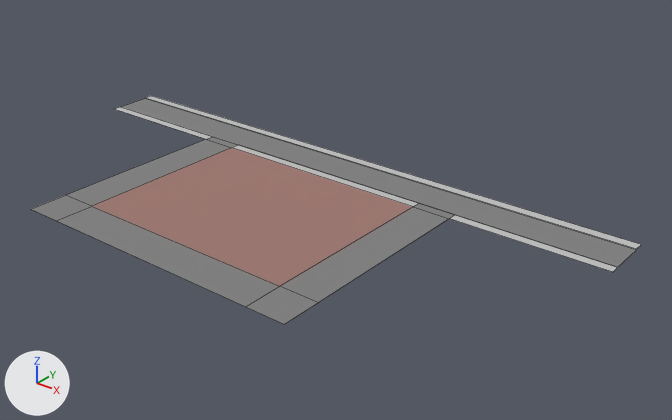
Before and after pictures for a commit that changed the Blender file assets/models/districts/descalzas/chunk_library.blend.
One viewpoint serves both versions: a 50 mm camera at (56.2, -70.0, 38.4) aimed at (5.9, -7.2, -0.6). Lighting does not change. The marker at lower left points along +X, +Y and +Z. The picture after the commit comes second. Mesh edges are drawn as thin lines.

Before the edit, the objects in view are built like this:
```python
me_plane = bpy.data.meshes.new('Plane')
me_plane.from_pydata([(-8.0, -1.0, 0.0), (8.0, -1.0, 0.0), (-8.0, 1.0, 0.0), (8.0, 1.0, 0.0), (-8.0, 1.0, 0.1), (8.0, 1.0, 0.1), (-8.0, 1.5, 0.1), (8.0, 1.5, 0.1)], [], [(0, 1, 3, 2), (2, 3, 5, 4), (4, 5, 7, 6)])
for i in [1, 2]: me_plane.polygons[i].material_index = 1
me_plane.materials.append(mat_road)  # grey #808080
me_plane.materials.append(mat_sidewalk)  # light grey #bfbfbf
me_plane_001 = bpy.data.meshes.new('Plane.001')
me_plane_001.from_pydata(...)  # 20 vertices, 11 faces; spans x -32.0..32.0, y -24.0..0.0, z 0.0
# faces by material slot: [7, 1, 3]
me_plane_001.materials.append(mat_path)  # grey #808080
me_plane_001.materials.append(mat_pedestrian)  # brown #9f7770
me_plane_001.materials.append(mat_sidewalk_001)  # light grey #bfbfbf
ob_plane = bpy.data.objects.new('Plane', me_plane)
ob_plane.location = (0.0, 0.0, 0.0)
ob_plane.scale = (4.0, 2.0, 1.0)
ob_square = bpy.data.objects.new('Square', me_plane_001)
ob_square.location = (0.0, -2.0, 0.0)
```
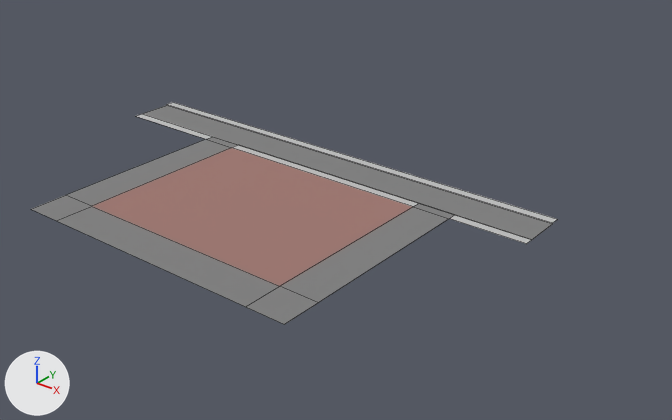
Location of each change, [x1, y1, x2, y2] in pixels of the pictures (672 x 420 px; the box of a moved part takes in the faces that stretch with it):
'Square', reshaped (15% narrower)
    before: [32, 107, 618, 324]
    after: [32, 114, 531, 324]
'Plane', moved, rescaled (20% narrower, 19% shorter)
    before: [121, 96, 642, 267]
    after: [143, 102, 557, 240]
part 2 of me_plane_001, moved or reshaped
    before: [115, 107, 212, 139]
    after: [137, 114, 212, 139]
part 3 of me_plane_001, moved or reshaped
    before: [449, 215, 618, 272]
    after: [449, 215, 531, 244]

Edits to the bpy script that builds the scene:
```text
Change me_plane:
    used by ob_plane; location = (0.0, 0.0, 0.0); scale = (4.0, 2.0, 1.0)
    remove me_plane.from_pydata(...)  # 8 vertices, 3 faces; spans x -8.0..8.0, y -1.0..1.5, z 0.0..0.1
    add me_plane.from_pydata(...)  # 8 vertices, 3 faces; spans x -7.0..6.0, y -1.0..1.5, z 0.0..0.1
    me_plane part 1: the whole mesh is scaled about its middle by (0.812, 1, 1), then moved by (-0.5, 0.0, 0.0)
Change me_plane_001:
    used by ob_square; location = (0.0, -2.0, 0.0)
    remove me_plane_001.from_pydata(...)  # 20 vertices, 11 faces; spans x -32.0..32.0, y -24.0..0.0, z 0.0
    add me_plane_001.from_pydata(...)  # 20 vertices, 11 faces; spans x -28.0..24.0, y -24.0..0.0, z 0.0
    me_plane_001 part 2
    me_plane_001.vertices[0].co: (-32.0, -1.0, 0.0) -> (-28.0, -1.0, 0.0)  # pixel (113, 108) -> pixel (135, 116)
    me_plane_001.vertices[4].co: (-32.0, 0.0, 0.0) -> (-28.0, 0.0, 0.0)  # pixel (120, 106) -> pixel (141, 113)
    me_plane_001 part 3
    me_plane_001.vertices[1].co: (32.0, -1.0, 0.0) -> (24.0, -1.0, 0.0)  # pixel (612, 272) -> pixel (526, 243)
    me_plane_001.vertices[5].co: (32.0, 0.0, 0.0) -> (24.0, 0.0, 0.0)  # pixel (617, 267) -> pixel (531, 239)
```
